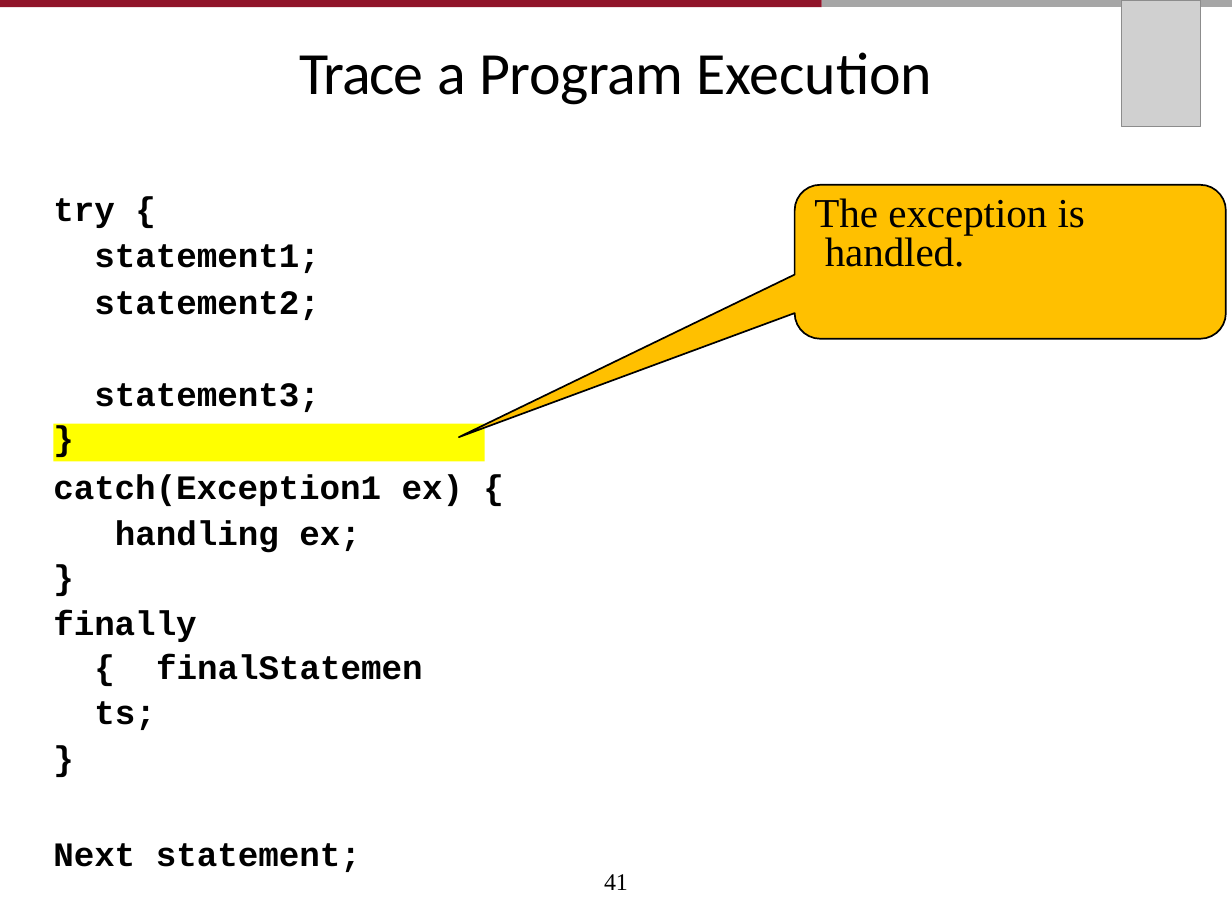
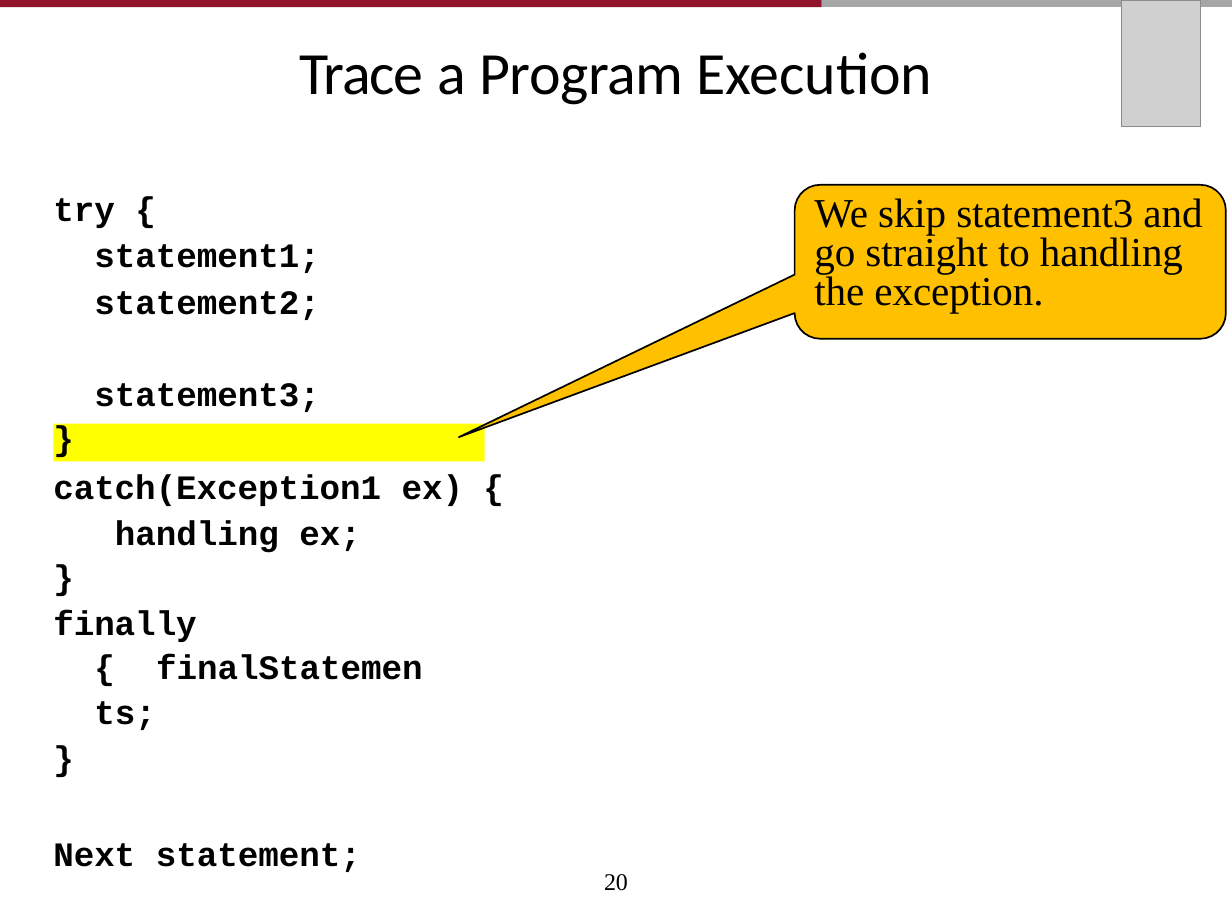
Before and after one commit to AughdonBreslin/CS501IntroToJava, a slide deck: slide 20 of Lectures/11_Exception_Handling_and_Text_I0.pptx (slide 41 before the commit). Drawn at 1232x924 pixels with LibreOffice and Linux fonts; fonts in the diff are those of the drawing; grey boxes stand for pictures. Boxes give left, top, right and bottom in pixels: in the first picture for what was removed or moved away, otherwise in the second. Text is boxed around its words. In the diff, an @@ line names an element or a change of style, - is before the commit and + after.

```diff
--- a/Lectures/11_Exception_Handling_and_Text_I0.pptx
+++ b/Lectures/11_Exception_Handling_and_Text_I0.pptx
@@ text at [814, 198, 1202, 313]: text changed @@
-The exception is handled.
+We skip statement3 and go straight to handling the exception.
@@ page number at [604, 874, 628, 891]: text changed @@
-41
+20
```
Also in this commit, not shown: 21 other slides changed, 3 slides added, 29 slides removed, 26 other files.
